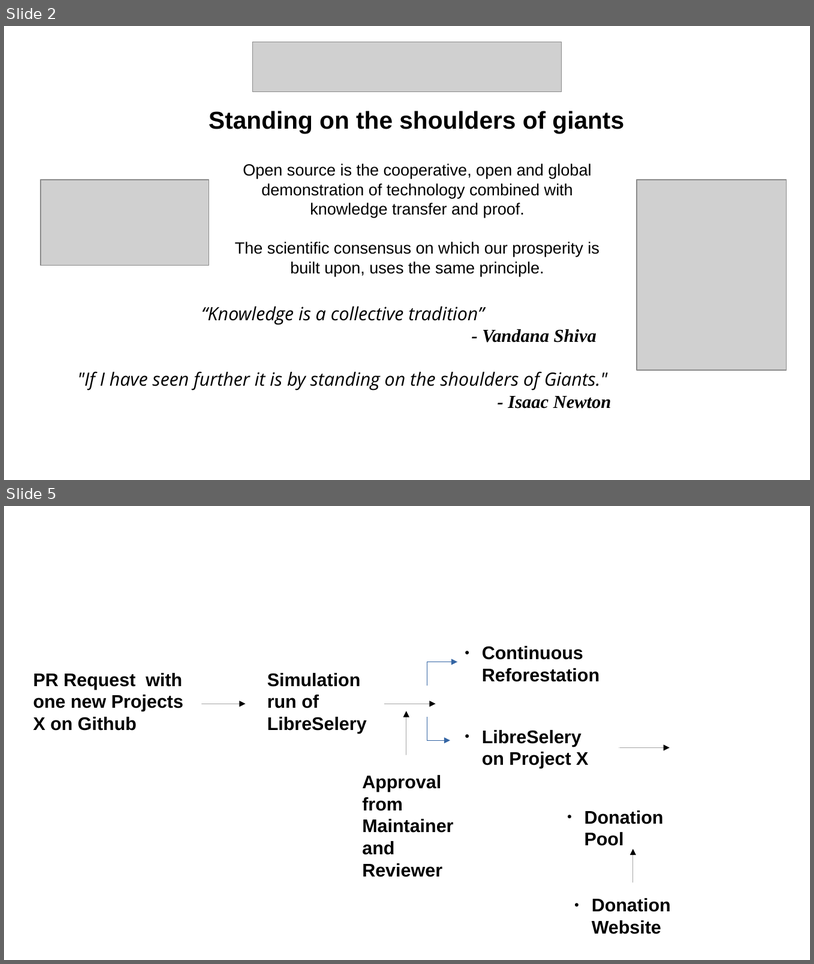
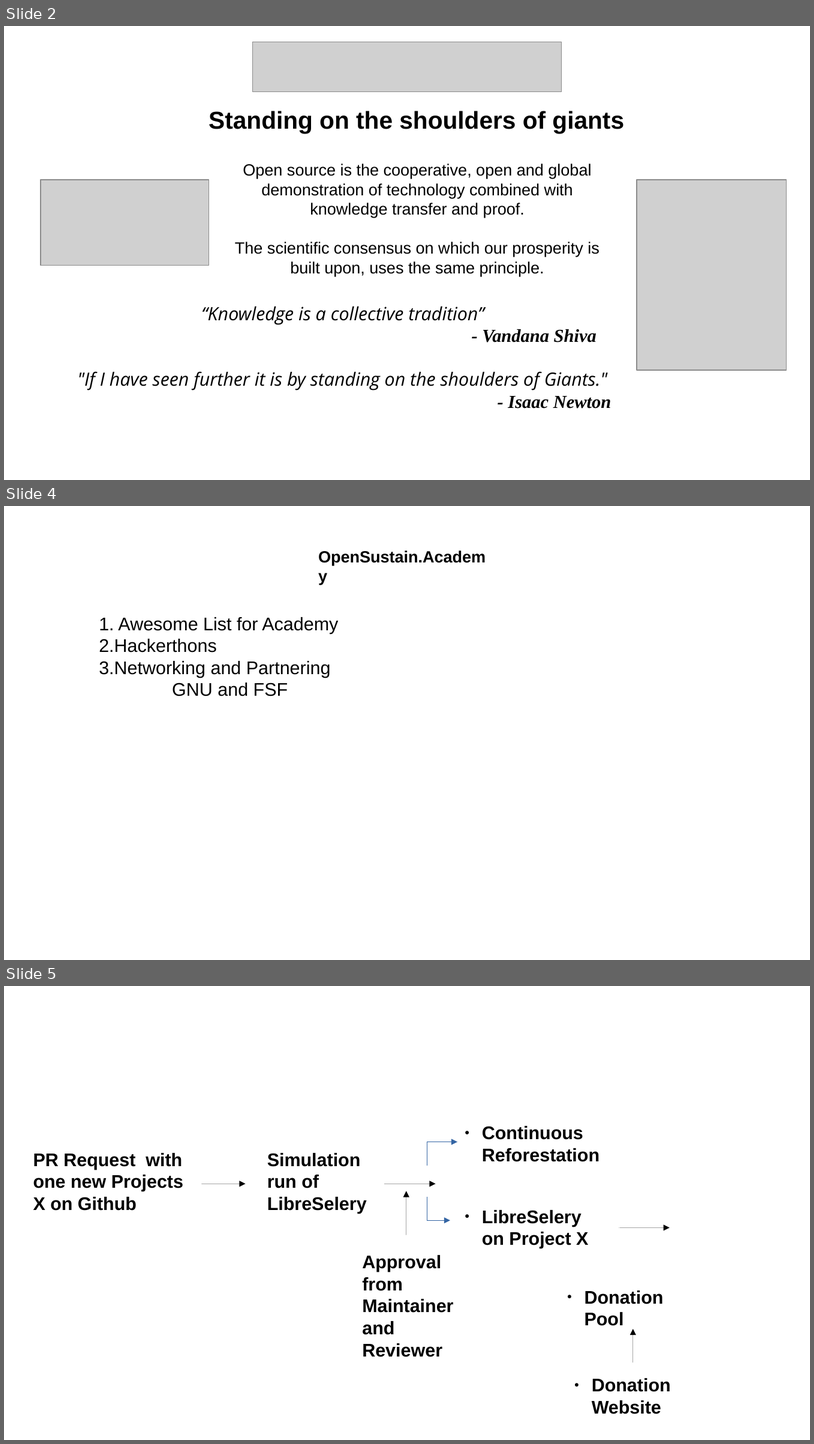
Before and after one commit to protontypes/documents, a slide deck: slides/protontypes_roadmap.odp. Shown one above the other, each under a label of ours: slides 2 and 5 before the commit, slides 2, 4 and 5 after it; the slides between them are not shown. The pictures are 814x964 and 814x1444 pixels, drawn with LibreOffice and Linux fonts; fonts in the diff are those of the drawing; grey boxes stand for pictures; background and template pictures are left out. Boxes give left, top, right and bottom in pixels: in the first picture for what was removed or moved away, otherwise in the second. Text is boxed around its words. In the diff, an @@ line names an element or a change of style, - is before the commit and + after.

```diff
--- a/slides/protontypes_roadmap.odp
+++ b/slides/protontypes_roadmap.odp
@@ slide 4 added at (x1=4, y1=506, x2=810, y2=960), background #FFFFFF @@
@@ text added at (x1=262, y1=550, x2=486, y2=634), 16 pt, text #000000, bold @@
+OpenSustain.Academy
@@ text added at (x1=99, y1=617, x2=331, y2=696), 18 pt, text #000000 @@
+1. Awesome List for Academy
+2.Hackerthons
+3.Networking and Partnering
+GNU and FSF
```
Also in this commit, not shown: 1 slide changed, 7 slides removed, 2 other files.
